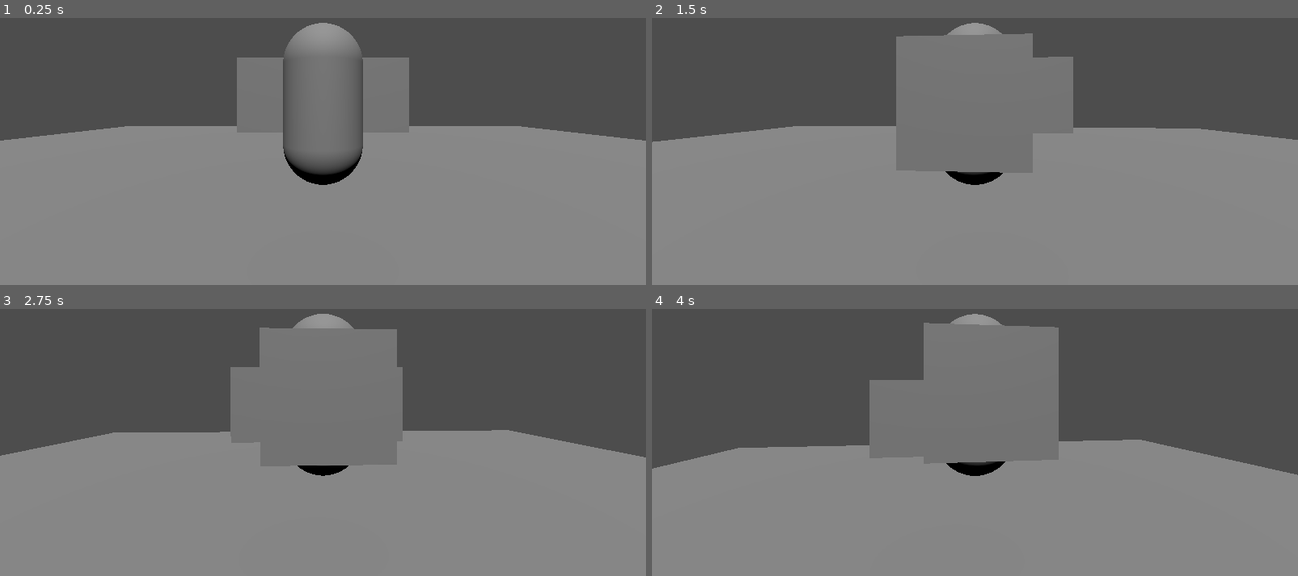
Above: before the commit, frames 1-4 (two rows, left to right).
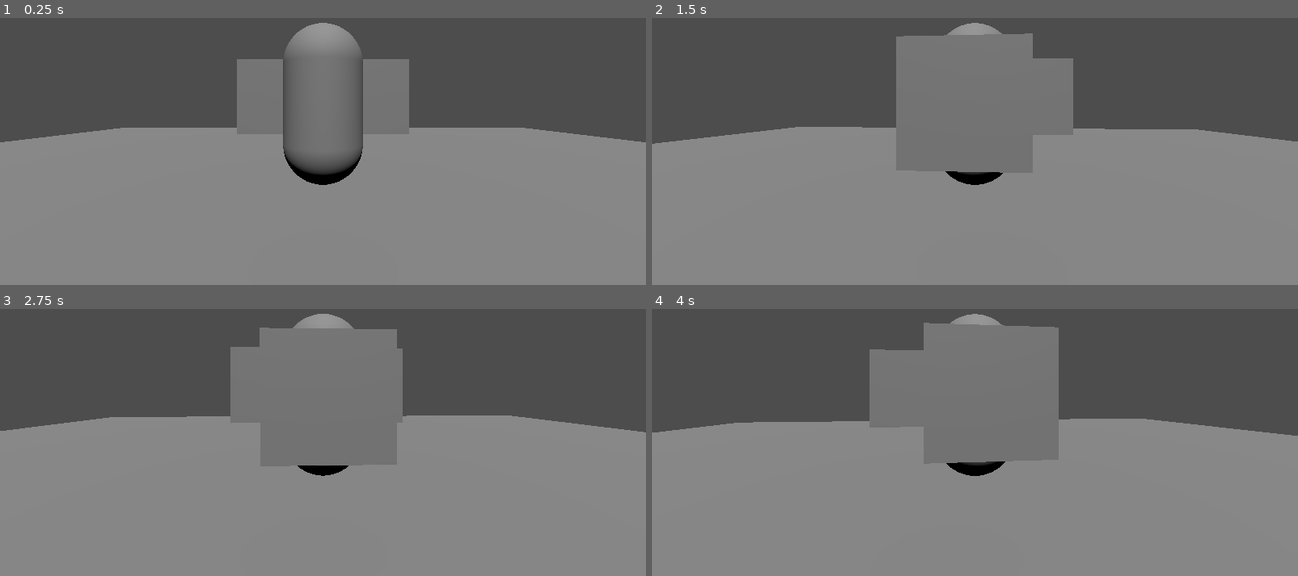
Above: after the commit, the same moments.

Repository: EvanTesta/FightingGame
Game: Godot game, scene res://Enviornment/World.tscn
The game is run twice, just before and just after one commit, with the same random seed, the same clock (stepped at 60 frames per second) and the same inputs.
Inputs (mouse positions are in pixels of both pictures, inside the frame that each line leads up to):
- Up to frame 1 (0.25 s): no input
- Up to frame 2 (1.5 s): tap Enter at 0.5 s; move the mouse to (1007, 103) at 0.52 s; hold Q (Q) 0.53-1.28 s; tap W (movement, bound only after the commit) at 0.8, 1.35 s; move the mouse to (942, 106) at 1.27 s
- Up to frame 3 (2.75 s): tap Q (Q) at 1.55 s; tap Space at 2 s; move the mouse to (335, 389) at 2.02 s; hold Q (Q) from 2.03 s (still down); tap W (movement, bound only after the commit) at 2.3 s
- Up to frame 4 (4 s): move the mouse to (968, 399) at 2.77 s; release Q (Q) at 2.78 s; tap W (movement, bound only after the commit) at 2.85, 3.8 s; tap Q (Q) at 3.05 s; tap Enter at 3.5 s; move the mouse to (1020, 399) at 3.52 s; hold Q (Q) from 3.53 s (still down)

The runs differ from the first frame. In frame 1, 0.5% of the frame differs, in the area x 0-100%, y 14-47%; in frame 2, 0.4%; in frame 3, 5.3%; in frame 4, 8.1%, in the area x 0-100%, y 15-63%.
Error after the commit: Invalid access to property or key 'velocity' on a base object of type 'Nil'. (res://Player/movement_controller.gd:15)

Commit message:
Working Commit

Diff:
--- a/Enviornment/World.tscn
+++ b/Enviornment/World.tscn
@@ -1,9 +1,13 @@
-[gd_scene load_steps=17 format=3 uid="uid://ccheqoei7vjot"]
+[gd_scene format=3 uid="uid://ccheqoei7vjot"]
 
 [ext_resource type="PackedScene" uid="uid://d2lvoc7ug02gh" path="res://Components/hurt_box/hurt_box_component.tscn" id="2_a2lsr"]
 [ext_resource type="PackedScene" uid="uid://c6k4doklvtqsv" path="res://Components/health/health_component.tscn" id="3_7ks48"]
+[ext_resource type="Script" uid="uid://bonqdqlyg02dd" path="res://Player/player.gd" id="3_twxrc"]
 [ext_resource type="PackedScene" uid="uid://dxiqunfa5w766" path="res://Components/hit_box/hit_box_component.tscn" id="4_7ks48"]
+[ext_resource type="Resource" uid="uid://vmkpfltqlpd0" path="res://Player/MovementStates/walk.tres" id="4_ltpxp"]
+[ext_resource type="Resource" uid="uid://ckr82e6v1m1en" path="res://Player/MovementStates/idle.tres" id="4_sdnp3"]
 [ext_resource type="Script" uid="uid://dows07iqudvkg" path="res://Player/camera_controller.gd" id="4_twxrc"]
+[ext_resource type="Script" uid="uid://ncfnc6dquxd2" path="res://Player/movement_controller.gd" id="8_7gn8j"]
 
 [sub_resource type="BoxShape3D" id="BoxShape3D_cmany"]
 
@@ -14,37 +18,6 @@
 [sub_resource type="CapsuleMesh" id="CapsuleMesh_7ks48"]
 
 [sub_resource type="CapsuleShape3D" id="CapsuleShape3D_twxrc"]
-
-[sub_resource type="GDScript" id="GDScript_a2lsr"]
-script/source = "extends CharacterBody3D
-
-
-const SPEED = 5.0
-const JUMP_VELOCITY = 4.5
-
-
-func _physics_process(delta):
-	# Add the gravity.
-	if not is_on_floor():
-		velocity += get_gravity() * delta
-
-	# Handle jump.
-	if Input.is_action_just_pressed(\"ui_accept\") and is_on_floor():
-		velocity.y = JUMP_VELOCITY
-
-	# Get the input direction and handle the movement/deceleration.
-	# As good practice, you should replace UI actions with custom gameplay actions.
-	var input_dir = Input.get_vector(\"ui_left\", \"ui_right\", \"ui_up\", \"ui_down\")
-	var direction = (transform.basis * Vector3(input_dir.x, 0, input_dir.y)).normalized()
-	if direction:
-		velocity.x = direction.x * SPEED
-		velocity.z = direction.z * SPEED
-	else:
-		velocity.x = move_toward(velocity.x, 0, SPEED)
-		velocity.z = move_toward(velocity.z, 0, SPEED)
-
-	move_and_slide()
-"
 
 [sub_resource type="CapsuleShape3D" id="CapsuleShape3D_j5phf"]
 
@@ -66,69 +39,75 @@
 
 [sub_resource type="CapsuleMesh" id="CapsuleMesh_6o0ik"]
 
-[node name="World" type="Node3D"]
+[sub_resource type="SphereShape3D" id="SphereShape3D_uw2ba"]
 
-[node name="Wall" type="Node3D" parent="."]
+[node name="World" type="Node3D" unique_id=1753408827]
+
+[node name="Wall" type="Node3D" parent="." unique_id=968940151]
 transform = Transform3D(6.00431, 0, 0, 0, 2.62802, 0, 0, 0, -0.648379, 0, 1.81164, -5.59278)
 
-[node name="StaticBody3D" type="StaticBody3D" parent="Wall"]
+[node name="StaticBody3D" type="StaticBody3D" parent="Wall" unique_id=1100280178]
 
-[node name="CollisionShape3D" type="CollisionShape3D" parent="Wall/StaticBody3D"]
+[node name="CollisionShape3D" type="CollisionShape3D" parent="Wall/StaticBody3D" unique_id=780948990]
 shape = SubResource("BoxShape3D_cmany")
 
-[node name="MeshInstance3D" type="MeshInstance3D" parent="Wall/StaticBody3D"]
+[node name="MeshInstance3D" type="MeshInstance3D" parent="Wall/StaticBody3D" unique_id=453269817]
 mesh = SubResource("BoxMesh_c6gwx")
 
-[node name="Stage" type="Node3D" parent="."]
+[node name="Stage" type="Node3D" parent="." unique_id=1603724723]
 transform = Transform3D(17.5173, 0, 0, 0, 1, 0, 0, 0, 14.959, 0, 0, 0)
 
-[node name="StaticBody3D" type="StaticBody3D" parent="Stage"]
+[node name="StaticBody3D" type="StaticBody3D" parent="Stage" unique_id=826523483]
 
-[node name="CollisionShape3D" type="CollisionShape3D" parent="Stage/StaticBody3D"]
+[node name="CollisionShape3D" type="CollisionShape3D" parent="Stage/StaticBody3D" unique_id=1564428132]
 shape = SubResource("BoxShape3D_cmany")
 
-[node name="MeshInstance3D" type="MeshInstance3D" parent="Stage/StaticBody3D"]
+[node name="MeshInstance3D" type="MeshInstance3D" parent="Stage/StaticBody3D" unique_id=312916817]
 mesh = SubResource("BoxMesh_c6gwx")
 
-[node name="DirectionalLight3D" type="DirectionalLight3D" parent="."]
+[node name="DirectionalLight3D" type="DirectionalLight3D" parent="." unique_id=448752740]
 transform = Transform3D(1, 0, 0, 0, 0.570097, 0.821577, 0, -0.821577, 0.570097, 0, 12.6422, 3.3178)
 
-[node name="Enemy" type="StaticBody3D" parent="."]
+[node name="Enemy" type="StaticBody3D" parent="." unique_id=783837544]
 transform = Transform3D(1, 0, 0, 0, 1, 0, 0, 0, 1, 0, 1.54722, 5.03637)
 
-[node name="CollisionShape3D" type="CollisionShape3D" parent="Enemy"]
+[node name="CollisionShape3D" type="CollisionShape3D" parent="Enemy" unique_id=201258756]
 shape = SubResource("CapsuleShape3D_7ks48")
 
-[node name="MeshInstance3D" type="MeshInstance3D" parent="Enemy"]
+[node name="MeshInstance3D" type="MeshInstance3D" parent="Enemy" unique_id=345416382]
 mesh = SubResource("CapsuleMesh_7ks48")
 
-[node name="HealthComponent" parent="Enemy" instance=ExtResource("3_7ks48")]
+[node name="HealthComponent" parent="Enemy" unique_id=1038386672 instance=ExtResource("3_7ks48")]
 MAX_HEALTH = 30.0
 
-[node name="HurtBoxComponent" parent="Enemy" node_paths=PackedStringArray("health_component") instance=ExtResource("2_a2lsr")]
+[node name="HurtBoxComponent" parent="Enemy" unique_id=223394189 node_paths=PackedStringArray("health_component") instance=ExtResource("2_a2lsr")]
 health_component = NodePath("../HealthComponent")
 
-[node name="CollisionShape3D" type="CollisionShape3D" parent="Enemy/HurtBoxComponent"]
+[node name="CollisionShape3D" type="CollisionShape3D" parent="Enemy/HurtBoxComponent" unique_id=375020284]
 shape = SubResource("CapsuleShape3D_twxrc")
 
-[node name="CharacterBody3D" type="CharacterBody3D" parent="."]
+[node name="Player" type="CharacterBody3D" parent="." unique_id=301401932]
 transform = Transform3D(1, 0, 0, 0, 1, 0, 0, 0, 1, 0, 1.54722, 0)
-script = SubResource("GDScript_a2lsr")
+script = ExtResource("3_twxrc")
+movement_states = {
+"idle": ExtResource("4_sdnp3"),
+"walk": ExtResource("4_ltpxp")
+}
 
-[node name="CollisionShape3D" type="CollisionShape3D" parent="CharacterBody3D"]
+[node name="CollisionShape3D" type="CollisionShape3D" parent="Player" unique_id=2092453795]
 shape = SubResource("CapsuleShape3D_j5phf")
 script = SubResource("GDScript_344kc")
 
-[node name="HurtBoxComponent" parent="CharacterBody3D" node_paths=PackedStringArray("health_component") instance=ExtResource("2_a2lsr")]
+[node name="HurtBoxComponent" parent="Player" unique_id=1927042268 node_paths=PackedStringArray("health_component") instance=ExtResource("2_a2lsr")]
 health_component = NodePath("../HealthComponent")
 
-[node name="CollisionShape3D" type="CollisionShape3D" parent="CharacterBody3D/HurtBoxComponent"]
+[node name="CollisionShape3D" type="CollisionShape3D" parent="Player/HurtBoxComponent" unique_id=781136159]
 shape = SubResource("CapsuleShape3D_a2lsr")
 
-[node name="HealthComponent" parent="CharacterBody3D" instance=ExtResource("3_7ks48")]
+[node name="HealthComponent" parent="Player" unique_id=82221156 instance=ExtResource("3_7ks48")]
 MAX_HEALTH = 30.0
 
-[node name="HitBoxComponent" parent="CharacterBody3D" node_paths=PackedStringArray("collider", "self_hurtbox") instance=ExtResource("4_7ks48")]
+[node name="HitBoxComponent" parent="Player" unique_id=2019521835 node_paths=PackedStringArray("collider", "self_hurtbox") instance=ExtResource("4_7ks48")]
 transform = Transform3D(1, 0, 0, 0, 1, 0, 0, 0, 1, 0, 0, 0.777839)
 attack_damage = 10.0
 knockback_force = 5.0
@@ -137,26 +116,33 @@
 collider = NodePath("CollisionShape3D")
 self_hurtbox = NodePath("../HurtBoxComponent")
 
-[node name="CollisionShape3D" type="CollisionShape3D" parent="CharacterBody3D/HitBoxComponent"]
+[node name="CollisionShape3D" type="CollisionShape3D" parent="Player/HitBoxComponent" unique_id=455753195]
 shape = SubResource("BoxShape3D_7ks48")
 
-[node name="MeshInstance3D" type="MeshInstance3D" parent="CharacterBody3D/HitBoxComponent"]
+[node name="MeshInstance3D" type="MeshInstance3D" parent="Player/HitBoxComponent" unique_id=1250164018]
 mesh = SubResource("BoxMesh_twxrc")
 
-[node name="MeshRoot" type="Node3D" parent="CharacterBody3D"]
+[node name="MeshRoot" type="Node3D" parent="Player" unique_id=1558343408]
 
-[node name="MeshInstance3D" type="MeshInstance3D" parent="CharacterBody3D/MeshRoot"]
+[node name="MeshInstance3D" type="MeshInstance3D" parent="Player/MeshRoot" unique_id=1498543260]
 mesh = SubResource("CapsuleMesh_6o0ik")
 skeleton = NodePath("../..")
 
-[node name="CamRoot" type="Node3D" parent="CharacterBody3D"]
+[node name="CamRoot" type="Node3D" parent="Player" unique_id=1263370884]
 script = ExtResource("4_twxrc")
 
-[node name="CamYaw" type="Node3D" parent="CharacterBody3D/CamRoot"]
+[node name="CamYaw" type="Node3D" parent="Player/CamRoot" unique_id=2001734436]
 
-[node name="CamPitch" type="Node3D" parent="CharacterBody3D/CamRoot/CamYaw"]
+[node name="CamPitch" type="Node3D" parent="Player/CamRoot/CamYaw" unique_id=703955439]
 
-[node name="SpringArm3D" type="SpringArm3D" parent="CharacterBody3D/CamRoot/CamYaw/CamPitch"]
+[node name="SpringArm3D" type="SpringArm3D" parent="Player/CamRoot/CamYaw/CamPitch" unique_id=819131041]
+shape = SubResource("SphereShape3D_uw2ba")
 spring_length = 3.0
 
-[node name="Camera3D" type="Camera3D" parent="CharacterBody3D/CamRoot/CamYaw/CamPitch/SpringArm3D"]
+[node name="Camera3D" type="Camera3D" parent="Player/CamRoot/CamYaw/CamPitch/SpringArm3D" unique_id=836617263]
+
+[node name="MovementController" type="Node3D" parent="Player" unique_id=1782047707]
+script = ExtResource("8_7gn8j")
+
+[connection signal="set_movement_direction" from="Player" to="Player/MovementController" method="_on_set_movement_direction"]
+[connection signal="set_movement_state" from="Player" to="Player/MovementController" method="_on_set_movement_state"]
--- /dev/null
+++ b/Player/MovementState.gd
@@ -0,0 +1,9 @@
+extends Resource
+class_name MovementState
+
+@export var state_name : String
+@export var id : int
+@export var movement_speed : float
+@export var acceleration : float = 6
+@export var camera_fov : float = 75
+@export var animation_speed : float = 1
--- /dev/null
+++ b/Player/MovementStates/idle.tres
@@ -0,0 +1,9 @@
+[gd_resource type="Resource" script_class="MovementState" format=3 uid="uid://ckr82e6v1m1en"]
+
+[ext_resource type="Script" uid="uid://c45mpl3q01ut0" path="res://Player/MovementState.gd" id="1_oj4lv"]
+
+[resource]
+script = ExtResource("1_oj4lv")
+state_name = "idle"
+camera_fov = 70.0
+metadata/_custom_type_script = "uid://c45mpl3q01ut0"
--- /dev/null
+++ b/Player/MovementStates/walk.tres
@@ -0,0 +1,13 @@
+[gd_resource type="Resource" script_class="MovementState" format=3 uid="uid://vmkpfltqlpd0"]
+
+[ext_resource type="Script" uid="uid://c45mpl3q01ut0" path="res://Player/MovementState.gd" id="1_8akxy"]
+
+[resource]
+script = ExtResource("1_8akxy")
+state_name = "walk"
+id = 1
+movement_speed = 3.0
+acceleration = 7.0
+camera_fov = 72.5
+animation_speed = 1.15
+metadata/_custom_type_script = "uid://c45mpl3q01ut0"
--- /dev/null
+++ b/Player/movement_controller.gd
@@ -0,0 +1,32 @@
+extends Node3D
+
+@export var player : CharacterBody3D
+@export var mesh_root : Node3D
+@export var rotation_speed : float = 8
+var direction : Vector3
+var velocity : Vector3
+var acceleration : float
+var speed : float
+
+func _physics_process(delta):
+	velocity.x = speed * direction.normalized().x
+	velocity.z = speed * direction.normalized().z
+
+	player.velocity = player.velocity.lerp(velocity, acceleration * delta)
+	player.move_and_slide()
+
+	# gets the target rotation as an angle
+	# player rotation is removed to account of the player's current rotation.
+	var target_rotation = atan2(direction.x, direction.z) - player.rotation.y
+	# move from the current angle to the target angle at the rotation speed
+	# angle is used because of the flip from 359 to 0
+	mesh_root.rotation.y = lerp_angle(mesh_root.rotation.y, target_rotation, rotation_speed * delta)
+
+# Take speed and acceleration from Player Node
+func _on_set_movement_state(_movement_state : MovementState):
+	speed = _movement_state.movement_speed
+	acceleration = _movement_state.acceleration
+
+# Take direction from Player Node
+func _on_set_movement_direction(_movement_direction : Vector3):
+	direction = _movement_direction
--- /dev/null
+++ b/Player/player.gd
@@ -0,0 +1,31 @@
+extends CharacterBody3D
+
+signal set_movement_state(_movement_state: MovementState)
+signal set_movement_direction(_movement_direction: Vector3)
+
+@export var movement_states : Dictionary
+
+var movement_direction : Vector3
+
+func _ready():
+	set_movement_state.emit(movement_states["idle"])
+
+func _input(event):
+	if event.is_action("movement"):
+		# Whenever an action is pressed the strength becomes 1
+		movement_direction.x = Input.get_action_strength("left") - Input.get_action_strength("right")
+		movement_direction.y = Input.get_action_strength("forward") - Input.get_action_strength("back")
+
+		# Adding movement animations go here
+		if is_movement_ongoing():
+			if Input.is_action_pressed("walk"):
+				set_movement_state.emit(movement_states["walk"])
+		else:
+			set_movement_state.emit(movement_states["idle"])
+
+func _physics_process(delta):
+	if is_movement_ongoing():
+		set_movement_direction.emit(movement_direction)
+
+func is_movement_ongoing() -> bool:
+	return abs(movement_direction.x) > 0 or abs(movement_direction.z) > 0
--- a/project.godot
+++ b/project.godot
@@ -16,12 +16,12 @@
 
 config/name="FightingGame"
 run/main_scene="uid://ccheqoei7vjot"
-config/features=PackedStringArray("4.6", "Forward Plus")
+config/features=PackedStringArray("4.7", "Forward Plus")
 config/icon="res://icon.svg"
 
 [input]
 
-Space={
+Jump={
 "deadzone": 0.2,
 "events": [Object(InputEventKey,"resource_local_to_scene":false,"resource_name":"","device":-1,"window_id":0,"alt_press …(191 unchanged characters)…
 ]
@@ -31,3 +31,39 @@
 "events": [Object(InputEventKey,"resource_local_to_scene":false,"resource_name":"","device":-1,"window_id":0,"alt_press …(192 unchanged characters)…
 ]
 }
+Forward={
+"deadzone": 0.2,
+"events": [Object(InputEventKey,"resource_local_to_scene":false,"resource_name":"","device":-1,"window_id":0,"alt_pressed":false,"shift_pressed":false,"ctrl_pressed":false,"meta_pressed":false,"pressed":false,"keycode":0,"physical_keycode":87,"key_label":0,"unicode":119,"location":0,"echo":false,"script":null)
+, Object(InputEventKey,"resource_local_to_scene":false,"resource_name":"","device":-1,"window_id":0,"alt_pressed":false,"shift_pressed":false,"ctrl_pressed":false,"meta_pressed":false,"pressed":false,"keycode":0,"physical_keycode":4194320,"key_label":0,"unicode":0,"location":0,"echo":false,"script":null)
+]
+}
+Back={
+"deadzone": 0.2,
+"events": [Object(InputEventKey,"resource_local_to_scene":false,"resource_name":"","device":-1,"window_id":0,"alt_pressed":false,"shift_pressed":false,"ctrl_pressed":false,"meta_pressed":false,"pressed":false,"keycode":0,"physical_keycode":83,"key_label":0,"unicode":115,"location":0,"echo":false,"script":null)
+, Object(InputEventKey,"resource_local_to_scene":false,"resource_name":"","device":-1,"window_id":0,"alt_pressed":false,"shift_pressed":false,"ctrl_pressed":false,"meta_pressed":false,"pressed":false,"keycode":0,"physical_keycode":4194322,"key_label":0,"unicode":0,"location":0,"echo":false,"script":null)
+]
+}
+Left={
+"deadzone": 0.2,
+"events": [Object(InputEventKey,"resource_local_to_scene":false,"resource_name":"","device":-1,"window_id":0,"alt_pressed":false,"shift_pressed":false,"ctrl_pressed":false,"meta_pressed":false,"pressed":false,"keycode":0,"physical_keycode":65,"key_label":0,"unicode":97,"location":0,"echo":false,"script":null)
+, Object(InputEventKey,"resource_local_to_scene":false,"resource_name":"","device":-1,"window_id":0,"alt_pressed":false,"shift_pressed":false,"ctrl_pressed":false,"meta_pressed":false,"pressed":false,"keycode":0,"physical_keycode":4194319,"key_label":0,"unicode":0,"location":0,"echo":false,"script":null)
+]
+}
+Right={
+"deadzone": 0.2,
+"events": [Object(InputEventKey,"resource_local_to_scene":false,"resource_name":"","device":-1,"window_id":0,"alt_pressed":false,"shift_pressed":false,"ctrl_pressed":false,"meta_pressed":false,"pressed":false,"keycode":0,"physical_keycode":68,"key_label":0,"unicode":100,"location":0,"echo":false,"script":null)
+, Object(InputEventKey,"resource_local_to_scene":false,"resource_name":"","device":-1,"window_id":0,"alt_pressed":false,"shift_pressed":false,"ctrl_pressed":false,"meta_pressed":false,"pressed":false,"keycode":0,"physical_keycode":4194321,"key_label":0,"unicode":0,"location":0,"echo":false,"script":null)
+]
+}
+movement={
+"deadzone": 0.2,
+"events": [Object(InputEventKey,"resource_local_to_scene":false,"resource_name":"","device":-1,"window_id":0,"alt_pressed":false,"shift_pressed":false,"ctrl_pressed":false,"meta_pressed":false,"pressed":false,"keycode":0,"physical_keycode":87,"key_label":0,"unicode":119,"location":0,"echo":false,"script":null)
+, Object(InputEventKey,"resource_local_to_scene":false,"resource_name":"","device":-1,"window_id":0,"alt_pressed":false,"shift_pressed":false,"ctrl_pressed":false,"meta_pressed":false,"pressed":false,"keycode":0,"physical_keycode":83,"key_label":0,"unicode":115,"location":0,"echo":false,"script":null)
+, Object(InputEventKey,"resource_local_to_scene":false,"resource_name":"","device":-1,"window_id":0,"alt_pressed":false,"shift_pressed":false,"ctrl_pressed":false,"meta_pressed":false,"pressed":false,"keycode":0,"physical_keycode":65,"key_label":0,"unicode":97,"location":0,"echo":false,"script":null)
+, Object(InputEventKey,"resource_local_to_scene":false,"resource_name":"","device":-1,"window_id":0,"alt_pressed":false,"shift_pressed":false,"ctrl_pressed":false,"meta_pressed":false,"pressed":false,"keycode":0,"physical_keycode":68,"key_label":0,"unicode":100,"location":0,"echo":false,"script":null)
+, Object(InputEventKey,"resource_local_to_scene":false,"resource_name":"","device":-1,"window_id":0,"alt_pressed":false,"shift_pressed":false,"ctrl_pressed":false,"meta_pressed":false,"pressed":false,"keycode":0,"physical_keycode":4194320,"key_label":0,"unicode":0,"location":0,"echo":false,"script":null)
+, Object(InputEventKey,"resource_local_to_scene":false,"resource_name":"","device":-1,"window_id":0,"alt_pressed":false,"shift_pressed":false,"ctrl_pressed":false,"meta_pressed":false,"pressed":false,"keycode":0,"physical_keycode":4194322,"key_label":0,"unicode":0,"location":0,"echo":false,"script":null)
+, Object(InputEventKey,"resource_local_to_scene":false,"resource_name":"","device":-1,"window_id":0,"alt_pressed":false,"shift_pressed":false,"ctrl_pressed":false,"meta_pressed":false,"pressed":false,"keycode":0,"physical_keycode":4194319,"key_label":0,"unicode":0,"location":0,"echo":false,"script":null)
+, Object(InputEventKey,"resource_local_to_scene":false,"resource_name":"","device":-1,"window_id":0,"alt_pressed":false,"shift_pressed":false,"ctrl_pressed":false,"meta_pressed":false,"pressed":false,"keycode":0,"physical_keycode":4194321,"key_label":0,"unicode":0,"location":0,"echo":false,"script":null)
+]
+}
--- /dev/null
+++ b/test.tscn
@@ -0,0 +1,35 @@
+[gd_scene format=3 uid="uid://byn2f52httwxm"]
+
+[ext_resource type="PackedScene" uid="uid://vkopnebyrci1" path="res://Assets/angel_Export1.glb" id="1_37kl0"]
+
+[node name="angel_Export1" unique_id=1599265245 instance=ExtResource("1_37kl0")]
+
+[node name="Skeleton3D" parent="Armature" parent_id_path=PackedInt32Array(545399206) index="0" unique_id=1330988603]
+bones/0/position = Vector3(0.0013082474, 3.4256995, 0.36186343)
+bones/0/rotation = Quaternion(0.045780793, -0.014404117, -0.29978174, 0.95279986)
+bones/1/rotation = Quaternion(0.0011389515, 0.015751436, 0.16157827, 0.98673356)
+bones/2/position = Vector3(0.56243783, 1.4258932, 5.6966055e-08)
+bones/2/rotation = Quaternion(0.13325803, 0.06836118, -0.9213496, 0.35872552)
+bones/3/rotation = Quaternion(0.17329855, -0.21950373, -0.114258856, 0.9532737)
+bones/4/rotation = Quaternion(-0.12014795, 0.5775657, -0.1896972, 0.784855)
+bones/5/position = Vector3(0.52817196, 0.17613077, -0.008524922)
+bones/5/rotation = Quaternion(-0.06871771, 0.2701119, 0.96030766, -0.011260741)
+bones/6/rotation = Quaternion(-0.7786251, -0.000960717, -0.12900448, 0.6140846)
+bones/7/rotation = Quaternion(0.6987798, -0.1026406, -0.23894937, 0.6663895)
+bones/8/position = Vector3(0.3163752, 1.5946704, -0.8547067)
+bones/8/rotation = Quaternion(-0.28828835, 0.3457472, -0.11824901, 0.8850796)
+bones/9/position = Vector3(-0.23865071, 2.4236398, -0.42291012)
+bones/9/rotation = Quaternion(-0.51033527, 0.55016345, -0.20725216, 0.6276341)
+bones/10/position = Vector3(-0.5624374, 1.4258937, 2.742175e-08)
+bones/10/rotation = Quaternion(0.2223646, 0.093933456, 0.89675266, 0.3708978)
+bones/11/rotation = Quaternion(-0.05850243, 0.4768208, 0.122205965, 0.8684959)
+bones/12/rotation = Quaternion(-0.108102664, -0.5444969, -0.049646016, 0.8302845)
+bones/14/rotation = Quaternion(0.13304359, 0.23778471, 0.21510908, 0.9378092)
+bones/15/position = Vector3(-0.5281728, 0.17613095, -0.008524952)
+bones/15/rotation = Quaternion(0.13977963, -0.17846477, 0.9710652, 0.07513007)
+bones/16/rotation = Quaternion(-0.020694125, 0.0015640745, 0.0034286457, 0.99977875)
+bones/17/rotation = Quaternion(0.49399093, -0.07416275, -0.10501542, 0.85990965)
+bones/18/position = Vector3(-0.31477112, 1.6140879, -0.74039274)
+bones/18/rotation = Quaternion(-0.067652, 0.05049819, 0.52105147, 0.84934)
+bones/19/position = Vector3(0.2386504, 2.4236407, -0.42290974)
+bones/19/rotation = Quaternion(-0.20928293, -0.01788847, 0.12763427, 0.9693246)
Not shown, added: Assets/angel_Export1.glb.import
Not shown, added: Player/MovementState.gd.uid
Not shown, added: Player/movement_controller.gd.uid
Not shown, added: Player/player.gd.uid
Not shown, added: Assets/angel_Export1.glb
